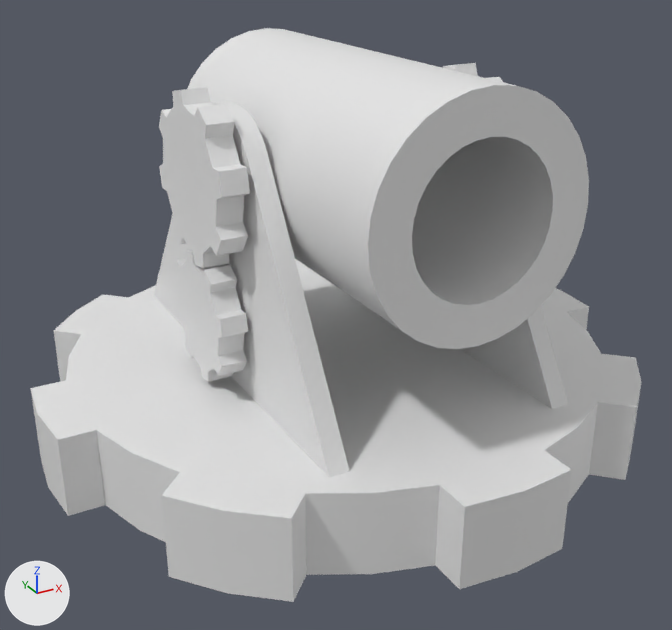
Two versions of the FBX model modely/puzzleItemy/kanon/kanon/kanon.fbx, one commit apart.
Camera for both pictures: a 50 mm camera at (-0.324, -0.59, 0.37) aimed at (-0.01, -0.02, 0.085). The lights are fixed; the arrows at lower left show +X, +Y and +Z. Where no turn or scale is listed for an object, it has been applied to the vertices.

Objects in the first picture: 'Cannon', 'Cannon-Base', 'Cannon-Gears'.
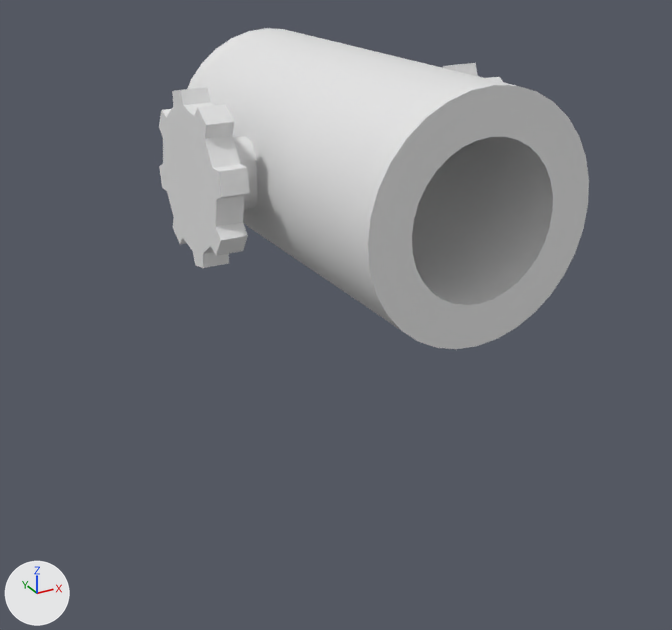
The newer file is also turned or shifted as a whole; pictures and numbers use the older file's frame.

The change, as a diff of the scene's bpy script:
```diff
--- a/modely/puzzleItemy/kanon/kanon/kanon.fbx.py
+++ b/modely/puzzleItemy/kanon/kanon/kanon.fbx.py
@@ ob_cannon_base @@
-ob_cannon_base = bpy.data.objects.new('Cannon-Base', me_cylinder_005)
-ob_cannon_base.location = (0.0, 0.0, 0.0)
@@ ob_cannon_gears @@
-ob_cannon_gears = bpy.data.objects.new('Cannon-Gears', me_cylinder_006)
-ob_cannon_gears.location = (0.0, -0.0095, 0.1022)
```

Pixel boxes (x1, y1, x2, y2) of what changed, in the pictures (672 x 630 px):
'Cannon-Base', deleted: before (30, 101, 641, 602)
'Cannon-Gears', deleted: before (174, 250, 248, 382)
